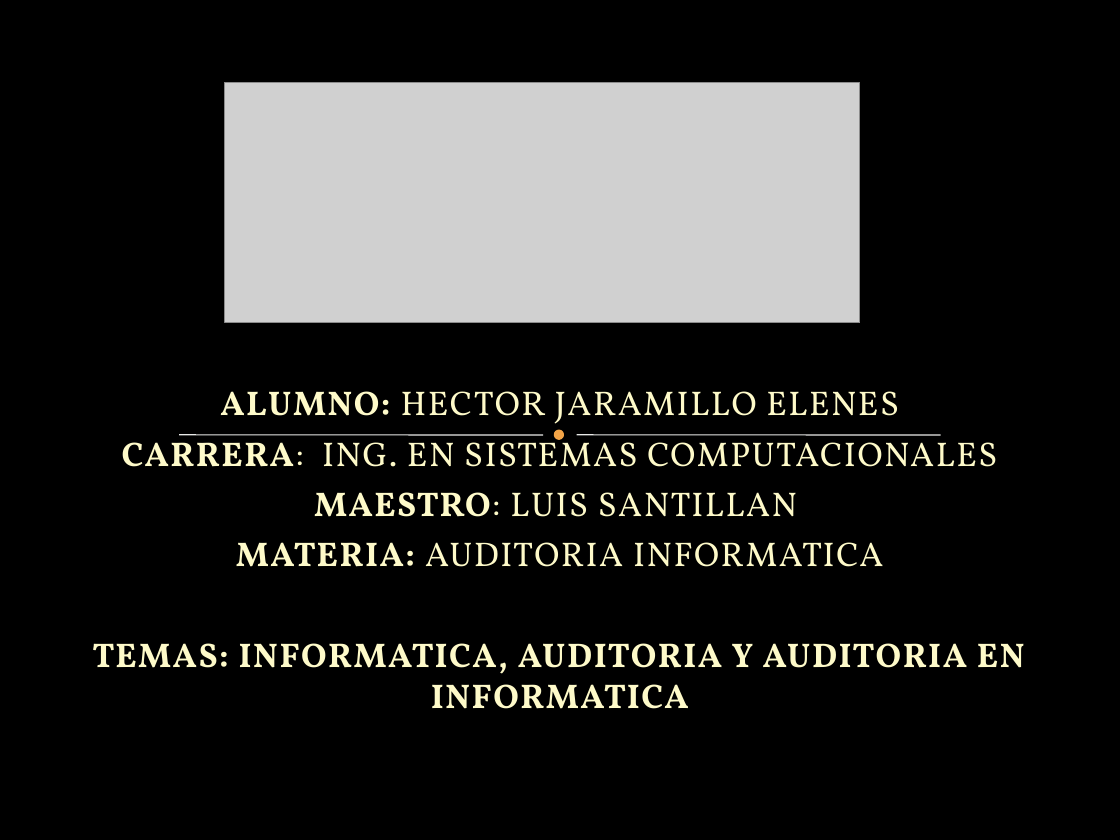
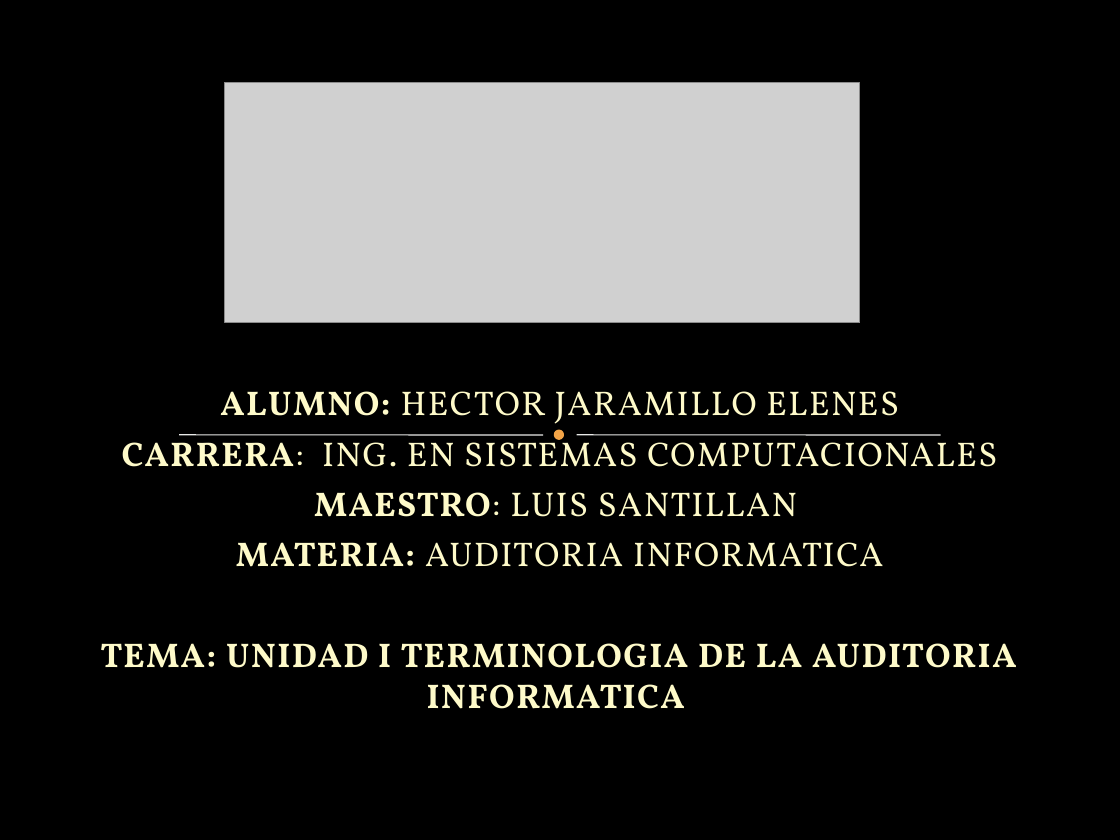
Before and after one commit to lc850/auditoria, a slide deck: slide 1 of HECTOR.pptx. Drawn at 1120x840 pixels with LibreOffice and Linux fonts; fonts in the diff are those of the drawing; grey boxes stand for pictures; background and template pictures are left out. Boxes give left, top, right and bottom in pixels: in the first picture for what was removed or moved away, otherwise in the second. Text is boxed around its words. In the diff, an @@ line names an element or a change of style, - is before the commit and + after.

Commit message:
hector

```diff
--- a/HECTOR.pptx
+++ b/HECTOR.pptx
@@ subtitle at (x1=100, y1=643, x2=1016, y2=709): text changed @@
-TEMAS: INFORMATICA, AUDITORIA Y AUDITORIA EN INFORMATICA
+TEMA: UNIDAD I TERMINOLOGIA DE LA AUDITORIA INFORMATICA
```
